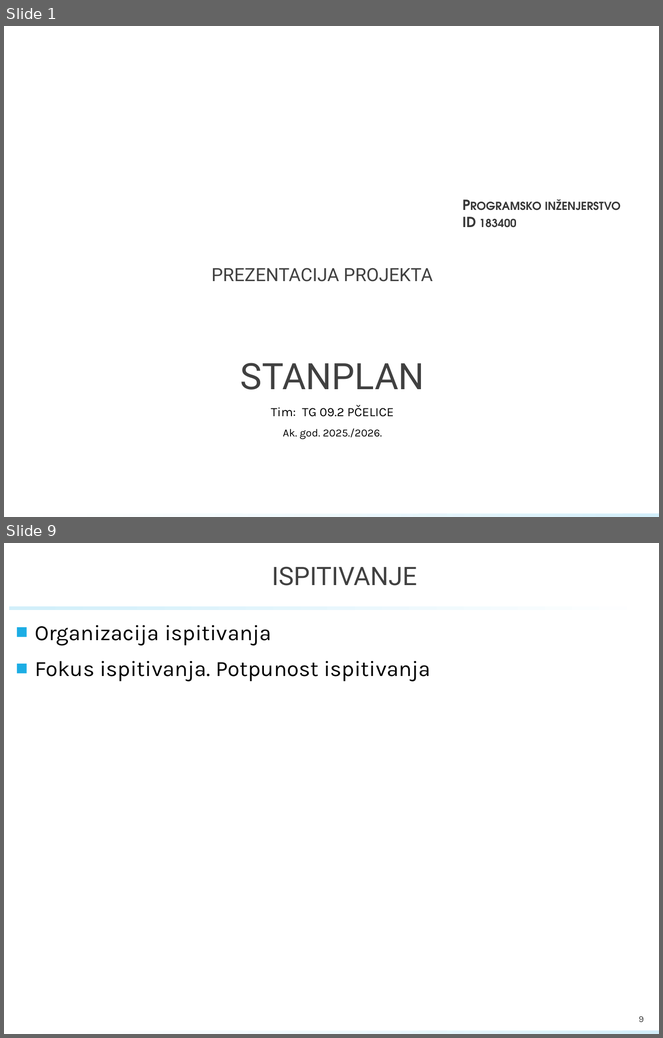
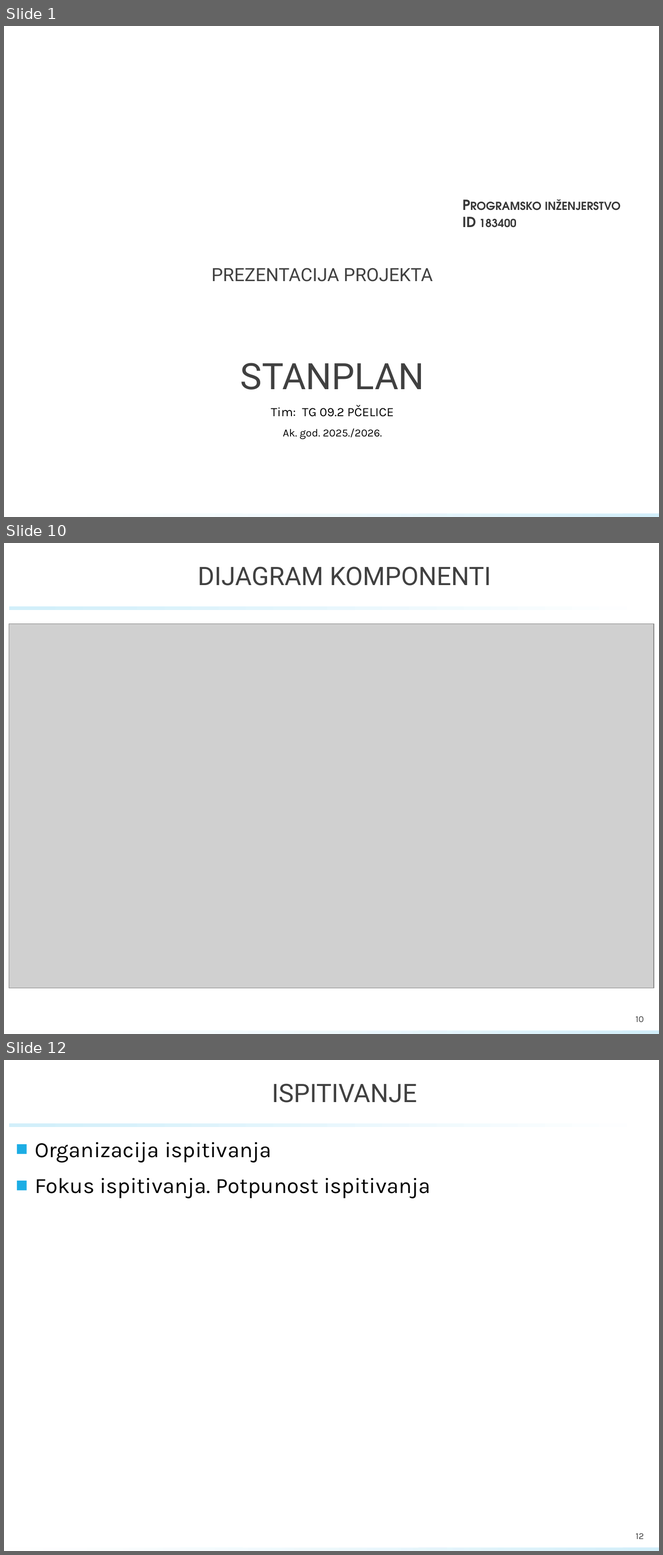
Before and after one commit to Luka-Sever/StambPravo, a slide deck: PROINZ_TG09.2_StanPlan.pptx. Shown one above the other, each under a label of ours: slides 1 and 9 before the commit, slides 1, 10 and 12 after it; the slides between them are not shown. The pictures are 663x1038 and 663x1555 pixels, drawn with LibreOffice and Linux fonts; fonts in the diff are those of the drawing; grey boxes stand for pictures; background and template pictures are left out. Boxes give left, top, right and bottom in pixels: in the first picture for what was removed or moved away, otherwise in the second. Text is boxed around its words. In the diff, an @@ line names an element or a change of style, - is before the commit and + after.

```diff
--- a/PROINZ_TG09.2_StanPlan.pptx
+++ b/PROINZ_TG09.2_StanPlan.pptx
@@ slide 10 added at [4,543,659,1034], background #FFFFFF; not listed: 2 template elements that a slide beside it also shows @@
@@ title added at [198,566,491,586], 28 pt, text #404040 @@
+DIJAGRAM KOMPONENTI
@@ picture added at [9,624,654,988] @@
@@ page number added at [636,1017,644,1022], 10 pt, text #404040 @@
+10
@@ what was slide 9 is now slide 12 @@
@@ page number at [636,1534,644,1539]: text changed @@
-9
+12
```
Also in this commit, not shown: 4 slides changed, 6 other slides added, 4 slides removed.
